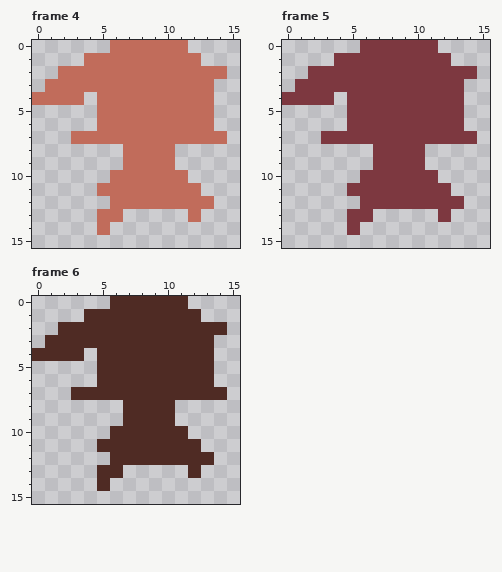
Two versions of one pixel-art file, docs/img/afterimage.ase. The picture above is the old version.
16x16 pixels, 6 frames. Shown: frame 4, frame 5, frame 6.
Now the later version:
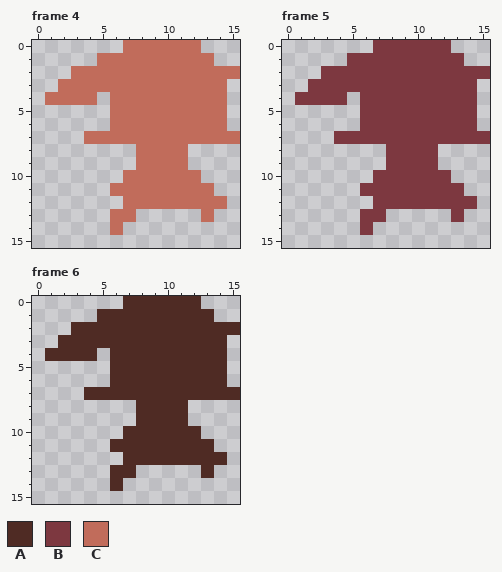
Palette (. is transparent): A #4f2b24  B #7d3840  C #c16c5b
What changed:
Changed rows in their new state; - is an unchanged pixel.
Frame 4, layer "Layer 2":
first column x 0:
 0 ------.-----C---
 1 ----.--------C--
 2 --.------------C
 3 -.------------C-
 4 .---C.--------C-
 5 -----.--------C-
 6 -----.--------C-
 7 ---.-----------C
 8 -------.---C----
 9 -------.---C----
10 ------.-----C---
11 -----.-------C--
12 ------.-------C-
13 -----.-C----.C--
14 -----.C---------
Frame 5, layer "Layer 2":
first column x 0:
 0 ------.-----B---
 1 ----.--------B--
 2 --.------------B
 3 -.------------B-
 4 .---B.--------B-
 5 -----.--------B-
 6 -----.--------B-
 7 ---.-----------B
 8 -------.---B----
 9 -------.---B----
10 ------.-----B---
11 -----.-------B--
12 ------.-------B-
13 -----.-B----.B--
14 -----.B---------
Frame 6, layer "Layer 2":
first column x 0:
 0 ------.-----A---
 1 ----.--------A--
 2 --.------------A
 3 -.------------A-
 4 .---A.--------A-
 5 -----.--------A-
 6 -----.--------A-
 7 ---.-----------A
 8 -------.---A----
 9 -------.---A----
10 ------.-----A---
11 -----.-------A--
12 ------.-------A-
13 -----.-A----.A--
14 -----.A---------
Where, in picture pixels (left, top, right, bottom), the same in both pictures:
changed: (32, 40, 240, 235)
changed: (282, 40, 490, 235)
changed: (32, 296, 240, 491)
